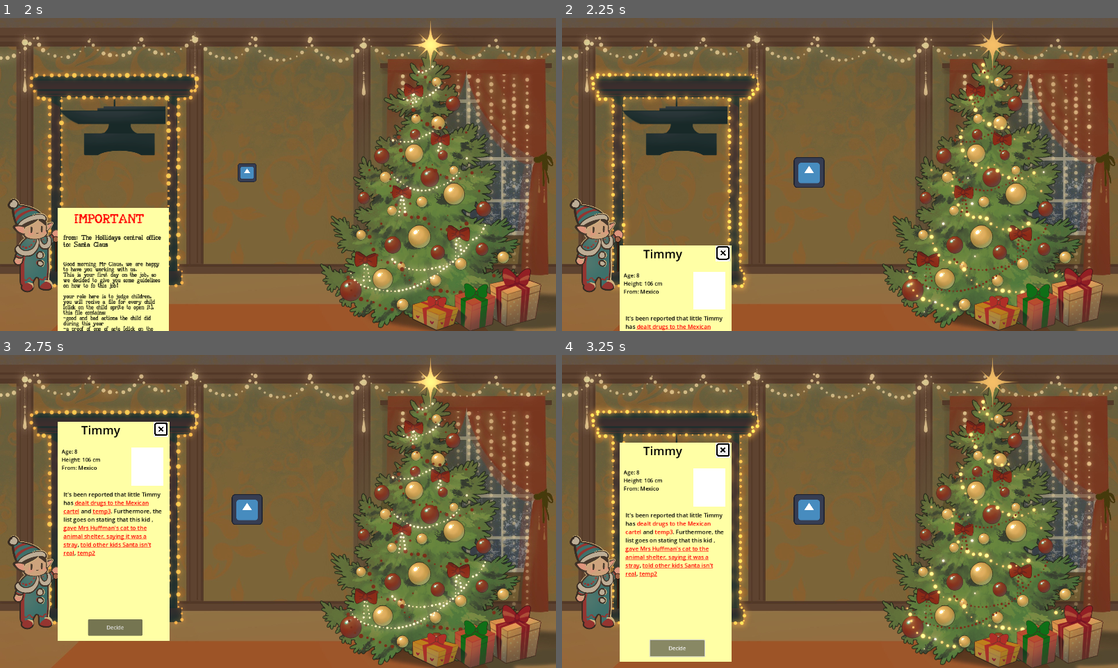
Above: before the commit, frames 1-4 (two rows, left to right).
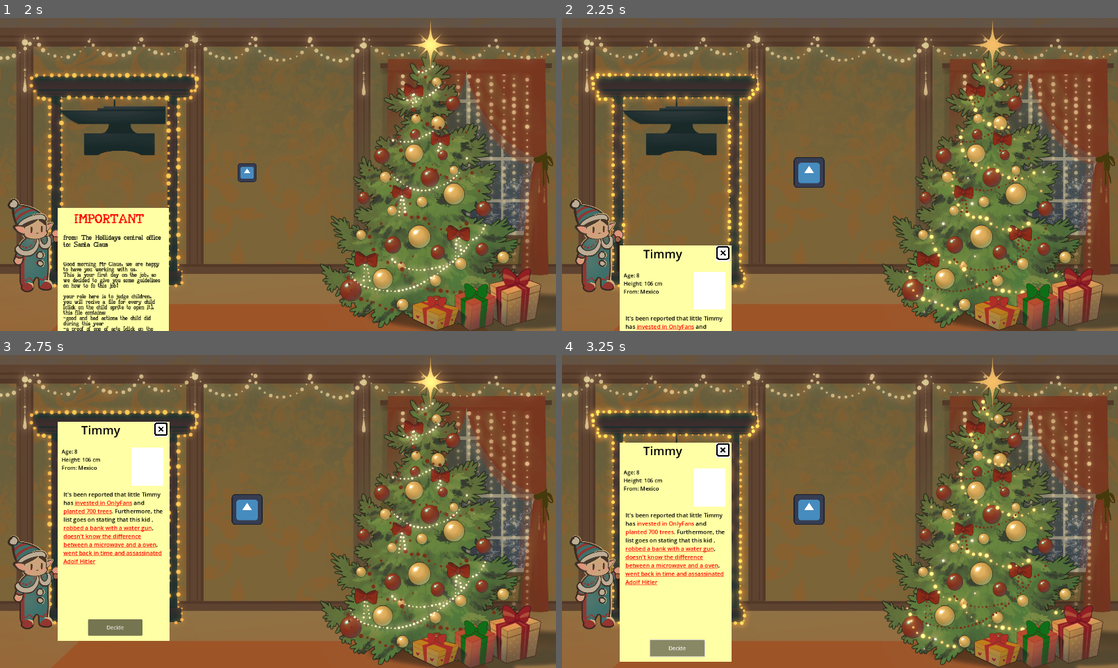
Above: after the commit, the same moments.

Repository: Zapzoop/chritmasgamejam
Game: Godot game, scene res://main_menu/mainmenu.tscn
The game is run twice, just before and just after one commit, with the same random seed, the same clock (stepped at 60 frames per second) and the same inputs. The engine's default icon, where the game draws it, is replaced by a stand-in: a white triangle on a blue panel in a dark square.
Inputs (mouse positions are in pixels of both pictures, inside the frame that each line leads up to):
- Up to frame 1 (2 s): click "Start" at 0.5 s; click "Let's Play" at 1.25 s
- Up to frame 2 (2.25 s): move the mouse to (806, 171) at 2.02 s; press the mouse at (806, 171) at 2.03 s
- Up to frame 3 (2.75 s): no input
- Up to frame 4 (3.25 s): release the mouse at (806, 508) at 2.75 s; click "Decide" at 2.75 s

Frame 1 is identical in both runs. In frame 2, 0.1% of the frame differs, in the area x 13-27%, y 97-100%; in frame 3, 1.1%, in the area x 11-30%, y 46-67%; in frame 4, 1.1%.

Commit message:
added grey

Diff:
--- a/generator/generator.gd
+++ b/generator/generator.gd
@@ -16,49 +16,109 @@
 
 #Store as sentence:value
 var bad_habits = {
-	"robbed a bank with a water gun":-30,
-	"kidnapped Aldo Moro in the 80s in Italy":-70,
-	"helped overtrow a government to install a dicatorship":-10,
-	"said YOLO in 482 conversations this year":-40,
-	"Invests in Lockheed martin when word tension goes up":-20,
-	"told other kids Santa isn't real":-100,
-	"accused of arson on Nikki's tree house":-30,
-	"hit n run on neighbor with your three wheeler":-90,
-	"sold nuclear warheads to China":-2,
-	"gave Mrs Huffman's cat to the animal shelter, saying it was a stray":-70,
-	"impersonated neighbor to file for divorce with his wife":-50,
-	"reported Mr Grouche to the police as a Nazi":-20,
-	"crooked meth with his chemistry teacher!":-30,
-	"dealt drugs to the Mexican cartel":-55
+	"was responsible for the dinosaurs to go extinct ":-150,
+	"wished for rain to ruin a picnic ":-10,
+	"bit his sister on average 3 times a day":-20,
+	"robbed a bank with a water gun":-80,
+	"helped overthrow the government to install a dictatorship":-130,
+	"told other kids Santa isn't real":-40,
+	"started arson on Nikki's tree house":-70,
+	"left Mr Clarke for dead after a hit 'n' run with tricycle":-60,
+	"sold nuclear warheads to China":-110,
+	"gave Mrs Huffman's cat to the animal shelter":-30,
+	"impersonated neighbour to falsely file for divorce":-30,
+	"reported Mr Grouche to the police as a Nazi":-40,
+	"crooked meth with his chemistry teacher!":-80,
+	"dealt drugs to the Mexican cartel":-90,
+	"prank called the White House":-20,
+	"invested in OnlyFans":-30,
+	"signed up grandma for OnlyFans":-50,
+	"got an F in Math":-20,
+	"burned down a church":-100,
+	"killed their family dog":-60,
+	"reported Mom to have Munchausen by proxy":-70,
+	"sent aunt Jane to the psych ward":-50,
+	"was late to school 56 times":-30,
+	"yelled \"BOMB\" at an airport":-70,
+	"participated in bull fighting":-80,
+	"threw the stock market into another depression":-120,
+	"ran away from home 4 times":-30,
+	"pronounces GIF as JIF all the time":-20,
+	"electrocuted uncle Steve":-90,
+	"became the boss of the Mafia in Naples":-130,
+	"kidnapped Aldo Moro in Italy in the 80's":-70
 }
 var good_habits = {
-	"Gave all his allowance to the local animal scelter":55,
-	"he opened a charity found for kids with cancer" :5,
-	"temp1":8,
-	"temp2":90,
-	"temp3":99
+	"gave his full allowance to a local animal shelter":30,
+	"opened a charity fund for kids with cancer":60,
+	"solved poverty in 3 countries":140,
+	"learned Spanish to be able to speak with grandma":40,
+	"helped someone understand Taylor Swift lyrics":10,
+	"picked up a stranger's money on the ground and gave it back":20,
+	"helped overthrow the government's dictatorship":120,
+	"went back in time and assassinated Adolf Hitler":130,
+	"planted 700 trees":70,
+	"got an A+ in social sciences":20,
+	"sold cookies at a bake sale for charity":50,
+	"gave his little sister lots of attention":20,
+	"helped Mom with the dishes":10,
+	"attended long funeral without screaming a single time":10,
+	"won a Nobel Peace Prize":100,
+	"won an Oscar for Titanic III":80,
+	"cured 2 forms of cancer":150,
+	"invented the internet":100,
+	"got a phd in astrophysics":90,
+	"helped a kid in class to get a good grade":20,
+	"did NOT vote the anvil as the special object":30
 }
 
+var neutral_habits = {
+	"watched The God Father 7 times":0,
+	"wears pyjamas inside out all of the time":0,
+	"doesn't know the difference between a microwave and a oven":0,
+	"loves Disney movies":0,
+	"playes ice hockey":0,
+	"believes in aliens":0,
+	"doesn't know the difference between tomato sauce and ketchup":0,
+	"eats pineapple pizza":0,
+	"doesn't like mushroom":0,
+	"sleeps with a night light on":0,
+	"joined the chess club":0
+}
+
+
 var drawings = {
-	"robbed a bank with a water gun":"res://assets/grafics/actions/CancerFound.png",
-	"kidnapped Aldo Moro in the 80s in Italy":"res://assets/grafics/actions/CancerFound.png",
-	"helped overtrow a government to install a dicatorship":"res://assets/grafics/actions/CancerFound.png",
-	"said YOLO in 482 conversations this year":"res://assets/grafics/actions/CancerFound.png",
-	"Invests in Lockheed martin when word tension goes up":"res://assets/grafics/actions/CancerFound.png",
-	"told other kids Santa isn't real":"res://assets/grafics/actions/CancerFound.png",
-	"accused of arson on Nikki's tree house":"res://assets/grafics/actions/CancerFound.png",
-	"hit n run on neighbor with your three wheeler":"res://assets/grafics/actions/CancerFound.png",
-	"sold nuclear warheads to China":-2,
-	"gave Mrs Huffman's cat to the animal shelter, saying it was a stray":"res://assets/grafics/actions/CancerFound.png",
-	"impersonated neighbor to file for divorce with his wife":"res://assets/grafics/actions/CancerFound.png",
-	"reported Mr Grouche to the police as a Nazi":"res://assets/grafics/actions/CancerFound.png",
-	"crooked meth with his chemistry teacher!":"res://assets/grafics/actions/CancerFound.png",
-	"dealt drugs to the Mexican cartel":"res://assets/grafics/actions/CancerFound.png",
-	"Gave all his allowance to the local animal scelter":"res://assets/grafics/actions/test.png",
-	"he opened a charity found for kids with cancer" :"res://assets/grafics/actions/test.png",
-	"temp1":"res://assets/grafics/actions/test.png",
-	"temp2":"res://assets/grafics/actions/test.png",
-	"temp3":"res://assets/grafics/actions/test.png"
+	"was responsible for the dinosaurs to go extinct ":-150,
+	"wished for rain to ruin a picnic ":-10,
+	"bit his sister on average 3 times a day":-20,
+	"robbed a bank with a water gun":-80,
+	"helped overthrow the government to install a dictatorship":-130,
+	"told other kids Santa isn't real":-40,
+	"started arson on Nikki's tree house":-70,
+	"left Mr Clarke for dead after a hit 'n' run with tricycle":-60,
+	"sold nuclear warheads to China":-110,
+	"gave Mrs Huffman's cat to the animal shelter":-30,
+	"impersonated neighbour to falsely file for divorce":-30,
+	"reported Mr Grouche to the police as a Nazi":-40,
+	"crooked meth with his chemistry teacher!":-80,
+	"dealt drugs to the Mexican cartel":-90,
+	"prank called the White House":-20,
+	"invested in OnlyFans":-30,
+	"signed up grandma for OnlyFans":-50,
+	"got an F in Math":-20,
+	"burned down a church":-100,
+	"killed their family dog":-60,
+	"reported Mom to have Munchausen by proxy":-70,
+	"sent aunt Jane to the psych ward":-50,
+	"was late to school 56 times":-30,
+	"yelled \"BOMB\" at an airport":-70,
+	"participated in bull fighting":-80,
+	"threw the stock market into another depression":-120,
+	"ran away from home 4 times":-30,
+	"pronounces GIF as JIF all the time":-20,
+	"electrocuted uncle Steve":-90,
+	"became the boss of the Mafia in Naples":-130,
+	"kidnapped Aldo Moro in Italy in the 80's":-70
 	}
 
 var anvil_things = ["destroyed a game jam",
@@ -67,11 +127,23 @@
 	"was just awful for people's imaginations",
 	"brought down Christmas",
 	"removed happiness",
-	"created several teams to squabble"]
+	"created several teams to squabble",
+	"temp1",
+	"temp2",
+	"temp3",
+	"temp4",
+	"temp5",
+	"temp6",
+	"temp7",
+	"temp8",
+	"temp9",
+	"temp10"]
+
 var selected_anvil_things = []
 
 var selected_good_habits = {} #All selected good_habits
 var selected_bad_habits = {} #All selected bad_habits
+var selected_neutral_habits = {}
 
 func _ready():
 	if get_parent().is_in_group("anvil"):
@@ -91,15 +163,18 @@
 		create_anvil()
 		return
 	const EVENT_COUNT = 5 # Number of events linked to child
-	var decider = ["good","bad"] # For each event thier is a 50% chance
+	var decider = ["good","bad","neutral"] # For each event thier is a 50% chance
 	for i in range(0,EVENT_COUNT):
-		var random = randi_range(0,1)
-		var final_decider = decider[random]
-		match final_decider:
+		var randomchoice = decider.pick_random()
+		while (randomchoice == "neutral" and len(selected_neutral_habits) >= 2):
+			randomchoice = decider.pick_random()
+		match randomchoice:
 			"good":
 				mergedic(selected_good_habits,good_habit_selector()) # adding good and bad event one by one
 			"bad":
 				mergedic(selected_bad_habits,bad_habit_selector())
+			"neutral":
+				mergedic(selected_neutral_habits,neutral_habit_selector())
 	child()
 
 func good_habit_selector():
@@ -126,14 +201,29 @@
 	var dic = {key:bad_habits[key]}
 	return dic
 
+func neutral_habit_selector():
+	var length_of_habits = len(neutral_habits) - 1
+	var random = randi_range(0,length_of_habits)
+	var keylist = neutral_habits.keys()
+	var key = keylist[random]
+	while selected_neutral_habits.has(key):
+		random = randi_range(0,len(neutral_habits)-1)
+		keylist = neutral_habits.keys()
+		key = keylist[random]
+	var dic = {key:neutral_habits[key]}
+	return dic
+
 func child():
 	$Paper/TempBg/Profile/Story.text = "It's been reported that little "+ Name + " "
 	var good = selected_good_habits.keys()
 	var bad = selected_bad_habits.keys()
+	var neutral = selected_neutral_habits.keys()
 	var all = []
 	for x in good:
 		all.append(x)
 	for x in bad:
+		all.append(x)
+	for x in neutral:
 		all.append(x)
 	all.shuffle()
 	$Paper/TempBg/Profile/Story.text +="has "+ "[color=red][url]"+ all[0]+ "[/url][/color]" + " and " + "[color=red][url]"+ all[1]+ "[/url][/color]" + ". Furthermore, the list goes on stating that this kid "
@@ -155,6 +245,7 @@
 	print("My score " + str(total))
 	selected_bad_habits = {} #Emptying occupied habits
 	selected_good_habits = {}
+	selected_neutral_habits = {}
 
 func create_anvil():
 	for x in range(5):
Not shown: 2 places in character/child/child.tscn that only renumber resources
